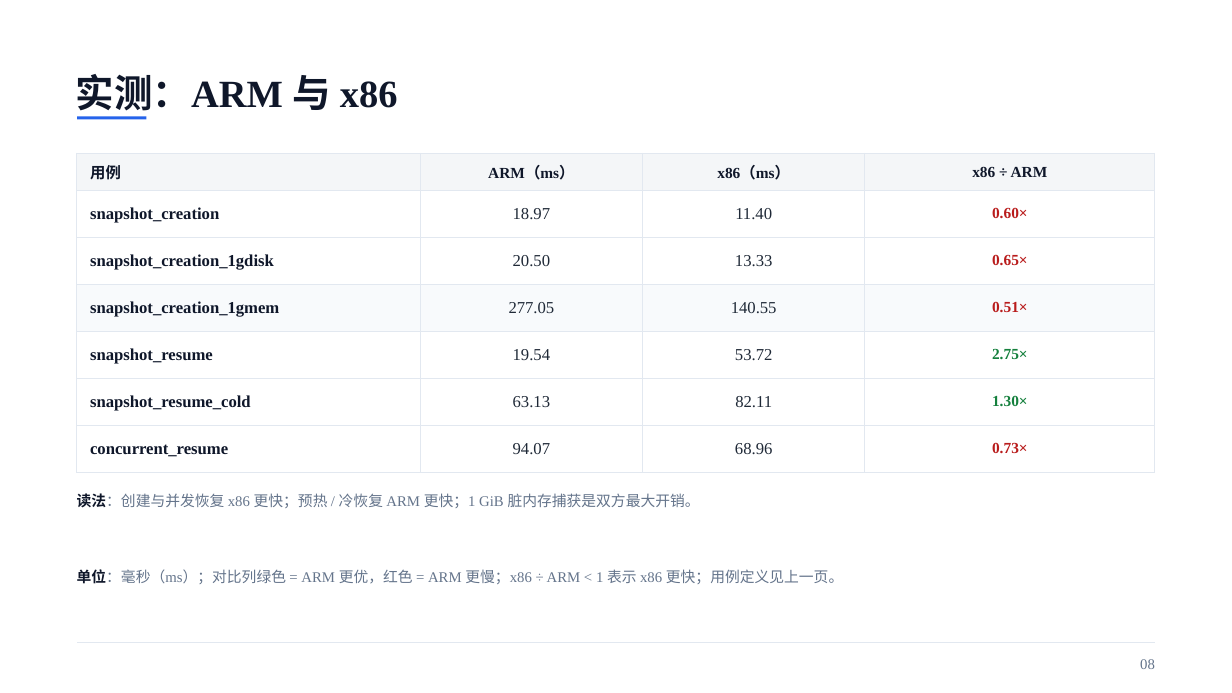
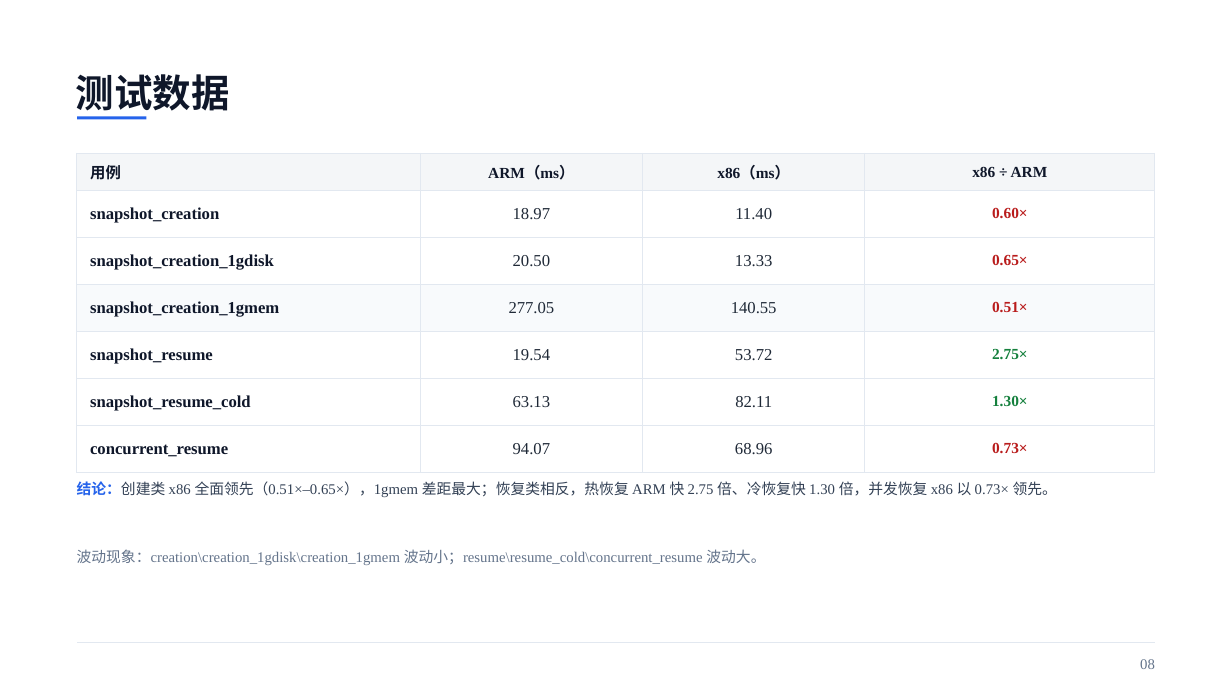
Before and after one commit to liushiqin-647/aenv, a slide deck: slide 8 of agentenv_20261102_polished.pptx. Drawn at 1232x693 pixels with LibreOffice and Linux fonts; fonts in the diff are those of the drawing. Boxes give left, top, right and bottom in pixels: in the first picture for what was removed or moved away, otherwise in the second. Text is boxed around its words. In the diff, an @@ line names an element or a change of style, - is before the commit and + after.

```diff
--- a/agentenv_20261102_polished.pptx
+++ b/agentenv_20261102_polished.pptx
@@ text at <box>76,74,230,118</box>: text changed @@
-实测：ARM 与 x86
+测试数据
@@ text removed at <box>77,493,700,508</box> @@
-读法：创建与并发恢复 x86 更快；预热 / 冷恢复 ARM 更快；1 GiB 脏内存捕获是双方最大开销。
@@ text added at <box>77,481,1057,497</box>, 11.5 pt, text #334155 @@
+结论：创建类 x86 全面领先（0.51×–0.65×），1gmem 差距最大；恢复类相反，热恢复 ARM 快 2.75 倍、冷恢复快 1.30 倍，并发恢复 x86 以 0.73× 领先。
@@ text removed at <box>77,569,843,584</box> @@
-单位：毫秒（ms）；对比列绿色 = ARM 更优，红色 = ARM 更慢；x86 ÷ ARM < 1 表示 x86 更快；用例定义见上一页。
@@ text added at <box>77,549,765,565</box>, 11.5 pt, text #64748B @@
+波动现象：creation\creation_1gdisk\creation_1gmem 波动小；resume\resume_cold\concurrent_resume 波动大。
```
Also in this commit, not shown: 9 other slides changed, 1 slide added.
